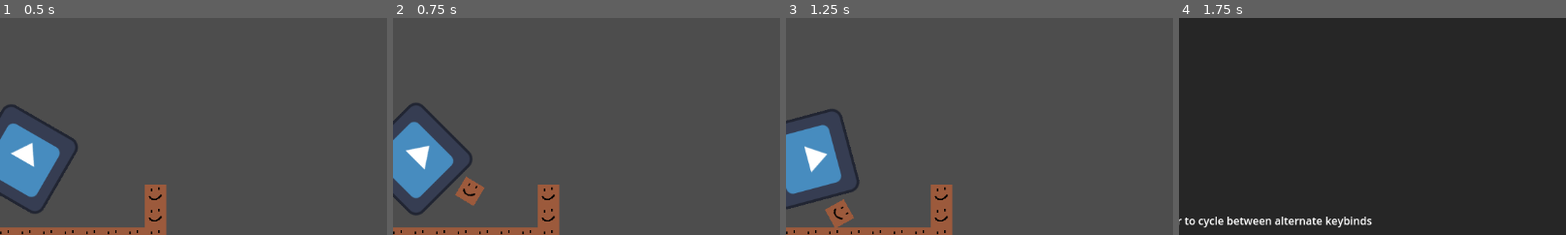
Above: before the commit, frames 1-4 (left to right).
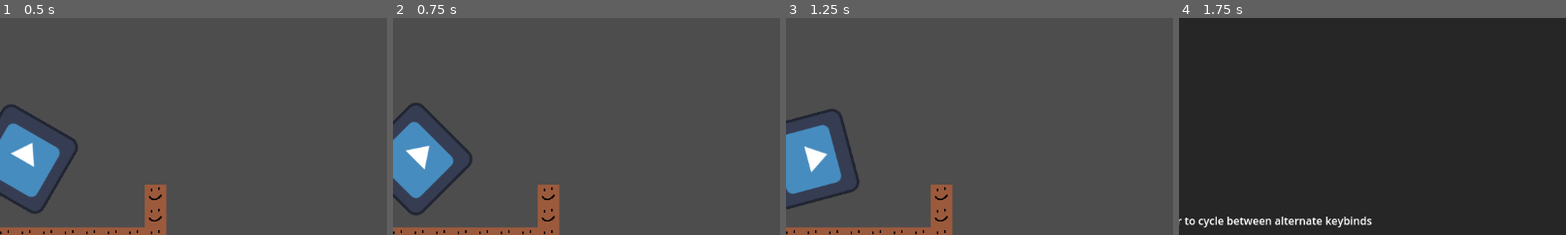
Above: after the commit, the same moments.

Repository: kaitaobenson/Dunebound
Game: Godot game, scene res://Scenes/Main.tscn
The game is run twice, just before and just after one commit, with the same random seed, the same clock (stepped at 60 frames per second) and the same inputs. The engine's default icon, where the game draws it, is replaced by a stand-in: a white triangle on a blue panel in a dark square.
Inputs (mouse positions are % of the whole screen's width and height, from its top left):
- Up to frame 1 (0.5 s): no input
- Up to frame 2 (0.75 s): click (0, 1) at 0.5 s
- Up to frame 3 (1.25 s): no input
- Up to frame 4 (1.75 s): hold Right (move-right) from 1.28 s (still down); tap = (openKeybindUI) at 1.35 s; tap A (ui_accept) at 1.52 s
The pictures show only the part of the screen within x 29-78%, y 46-96%; the shares and areas given below are measured in that part.

Frame 1 is identical in both runs. In frame 2, 0.6% of the frame differs, in the area x 16-24%, y 73-87%; in frame 3, 0.6%; in frame 4, nothing differs.

Commit message:
add player health system

Diff:
--- a/KaiTest3/Scenes/gun.tscn
+++ b/KaiTest3/Scenes/gun.tscn
@@ -8,20 +8,20 @@
 [sub_resource type="RectangleShape2D" id="RectangleShape2D_d2di1"]
 size = Vector2(29, 30)
 
-[node name="linearGun" type="Sprite2D"]
+[node name="linearCannon" type="Sprite2D"]
 position = Vector2(479, 305)
 texture = ExtResource("1_g7jmv")
 script = ExtResource("2_wsd3y")
-metadata/bulletSpeed = 400
+metadata/bulletSpeed = 600
 metadata/reloadTime = 2.0
-metadata/shotSpeed = 0.5
+metadata/shotSpeed = 1.0
 metadata/bulletPerClip = 9
-metadata/damage = 3
+metadata/damage = 1000
 
 [node name="masterBullet" type="CharacterBody2D" parent="."]
 visible = false
 script = ExtResource("3_3gmno")
-metadata/damage = 0
+metadata/damage = 10000
 metadata/distanceUntilSlowdown = 0
 metadata/bulletActive = false
 
--- a/KaiTest3/Scripts/CharacterBody2D.gd
+++ b/KaiTest3/Scripts/CharacterBody2D.gd
@@ -4,7 +4,7 @@
 const SPEED = 300.0
 const JUMP_VELOCITY = -400.0
 const gravity = 500;
-
+var health:int = 100;
 func ready():
 	pass;
 func _physics_process(delta):
@@ -35,3 +35,14 @@
 		pass;
 
 	move_and_slide()
+func _hitByBullet(damage:int):
+	print("hit by bullet")
+	doDamage(damage)
+func doDamage(damage:int):
+	health = health - damage
+	print(health)
+	if(health<0):
+		die()
+func die():
+	self.queue_free()
+	#whatever you wanna do when you die
--- a/KaiTest3/Scripts/bulletHandler.gd
+++ b/KaiTest3/Scripts/bulletHandler.gd
@@ -1,5 +1,4 @@
 extends CharacterBody2D
-signal hitByBullet
 # Called when the node enters the scene tree for the first time.
 func fire(angle,fdamage,speed)->void:
 	self.visible = true
@@ -14,7 +13,10 @@
 	velocity.y = 0
 # Called every frame. 'delta' is the elapsed time since the previous frame.
 func _process(delta):
-	if move_and_collide(velocity*delta)&&get_meta("bulletActive"):
+	var collision = move_and_collide(velocity*delta)
+	if collision&&get_meta("bulletActive"):
 		var damage = get_meta("damage")
-		emit_signal("hitByBullet",damage)
+		print(damage+1000)
+		if (collision.get_collider().has_method("_hitByBullet")):
+			collision.get_collider()._hitByBullet(damage)
 		self.queue_free()
--- a/KaiTest3/Scripts/gunHandler.gd
+++ b/KaiTest3/Scripts/gunHandler.gd
@@ -7,6 +7,7 @@
 	#all timers in seconds (not milliseconds)
 	ammo = self.get_meta("bulletPerClip")
 	timer.wait_time = self.get_meta("shotSpeed")
+	print(timer.wait_time)
 	reloadTimer.wait_time = self.get_meta("reloadTime")
 	timer.connect("timeout",fireBullet)
 	timer.start()
